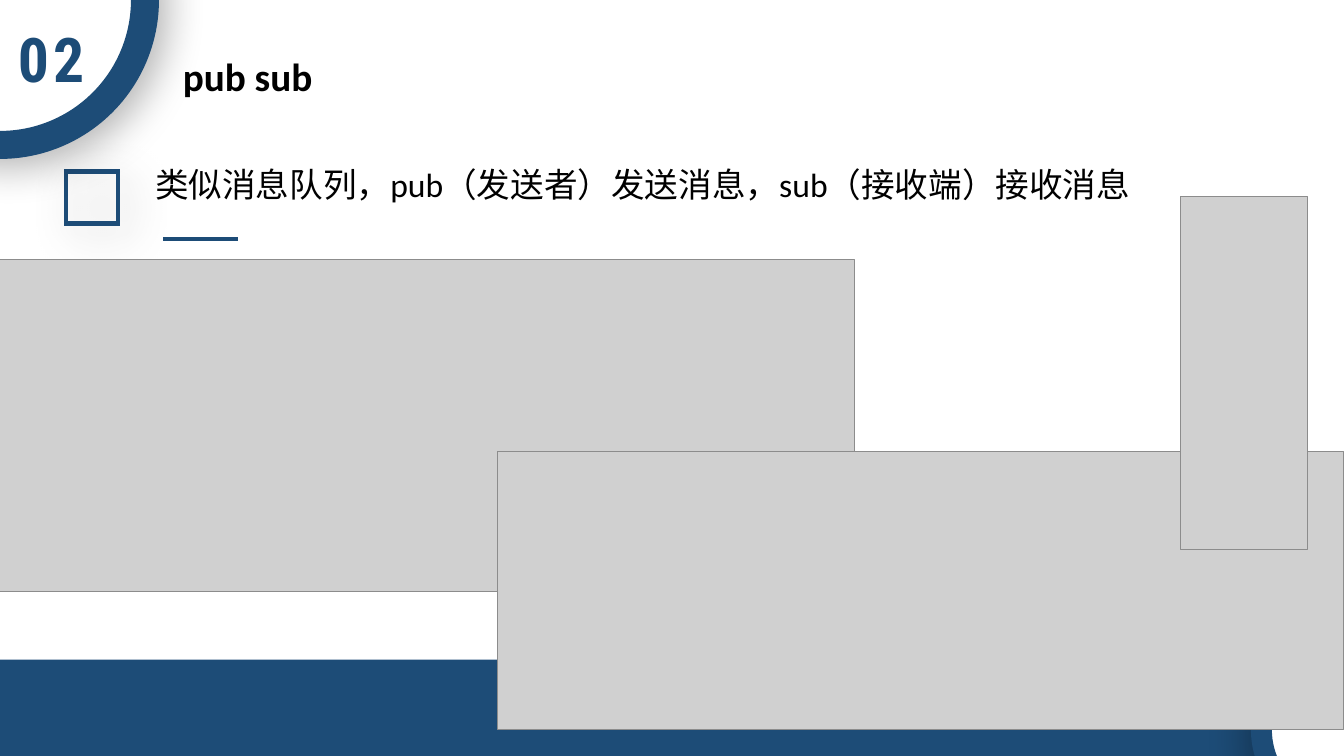
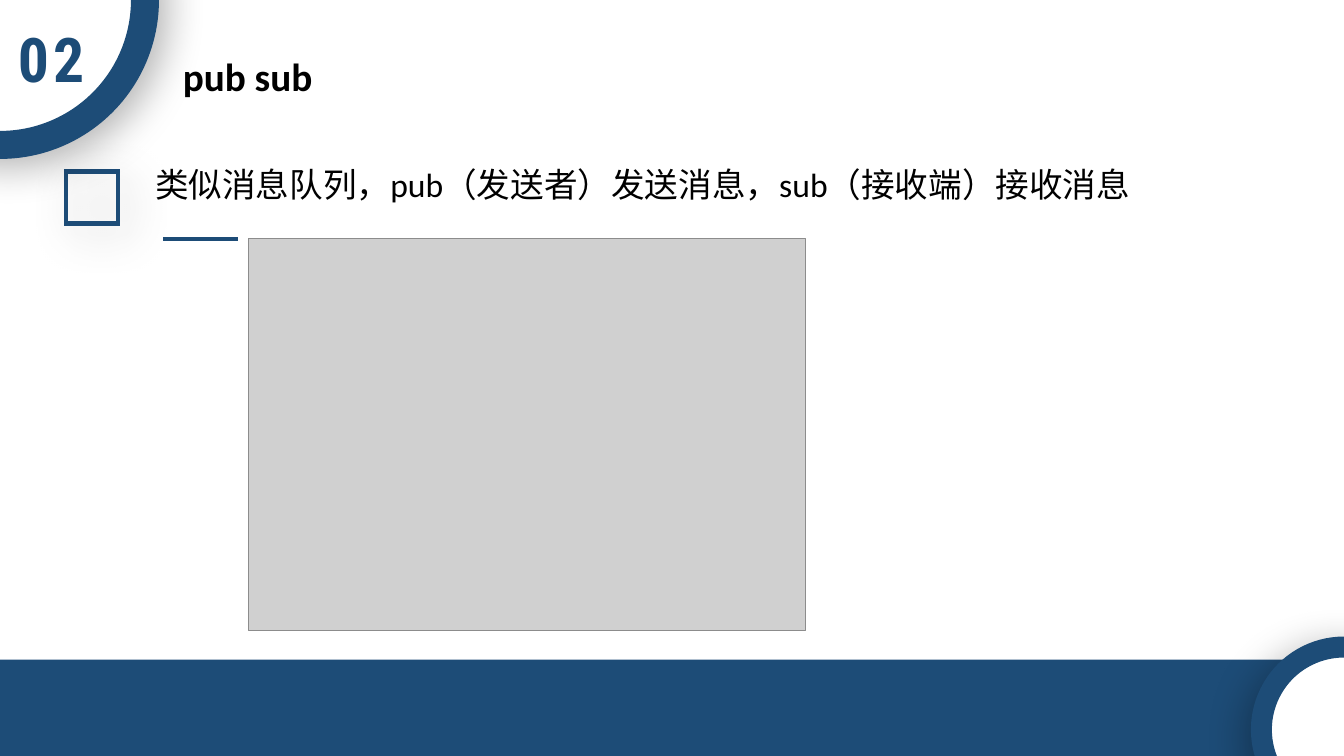
Before and after one commit to ACTSysGroup/Dev-Club, a slide deck: slide 15 of back-end/数据库/Redis.pptx. Drawn at 1344x756 pixels with LibreOffice and Linux fonts; fonts in the diff are those of the drawing; grey boxes stand for pictures; background and template pictures are left out. Boxes give left, top, right and bottom in pixels: in the first picture for what was removed or moved away, otherwise in the second. Text is boxed around its words. In the diff, an @@ line names an element or a change of style, - is before the commit and + after.

```diff
--- a/back-end/数据库/Redis.pptx
+++ b/back-end/数据库/Redis.pptx
@@ picture removed at box(1181, 197, 1308, 549) @@
@@ picture: place and size @@
-picture at box(0, 260, 855, 592)
+picture at box(248, 239, 806, 631)
@@ picture removed at box(498, 452, 1344, 730) @@
```
Also in this commit, not shown: 11 other slides changed, 3 slides removed.
